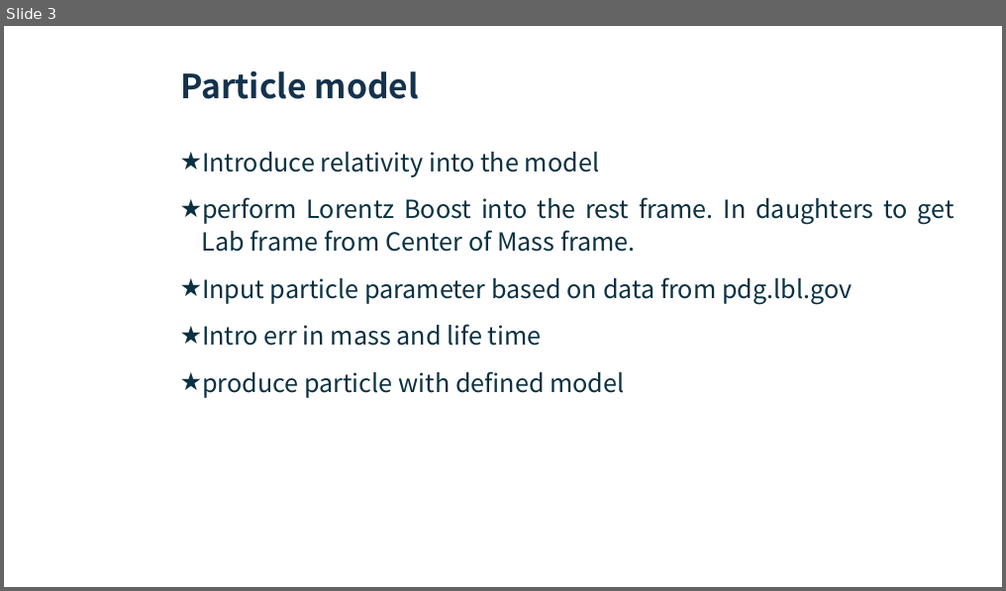
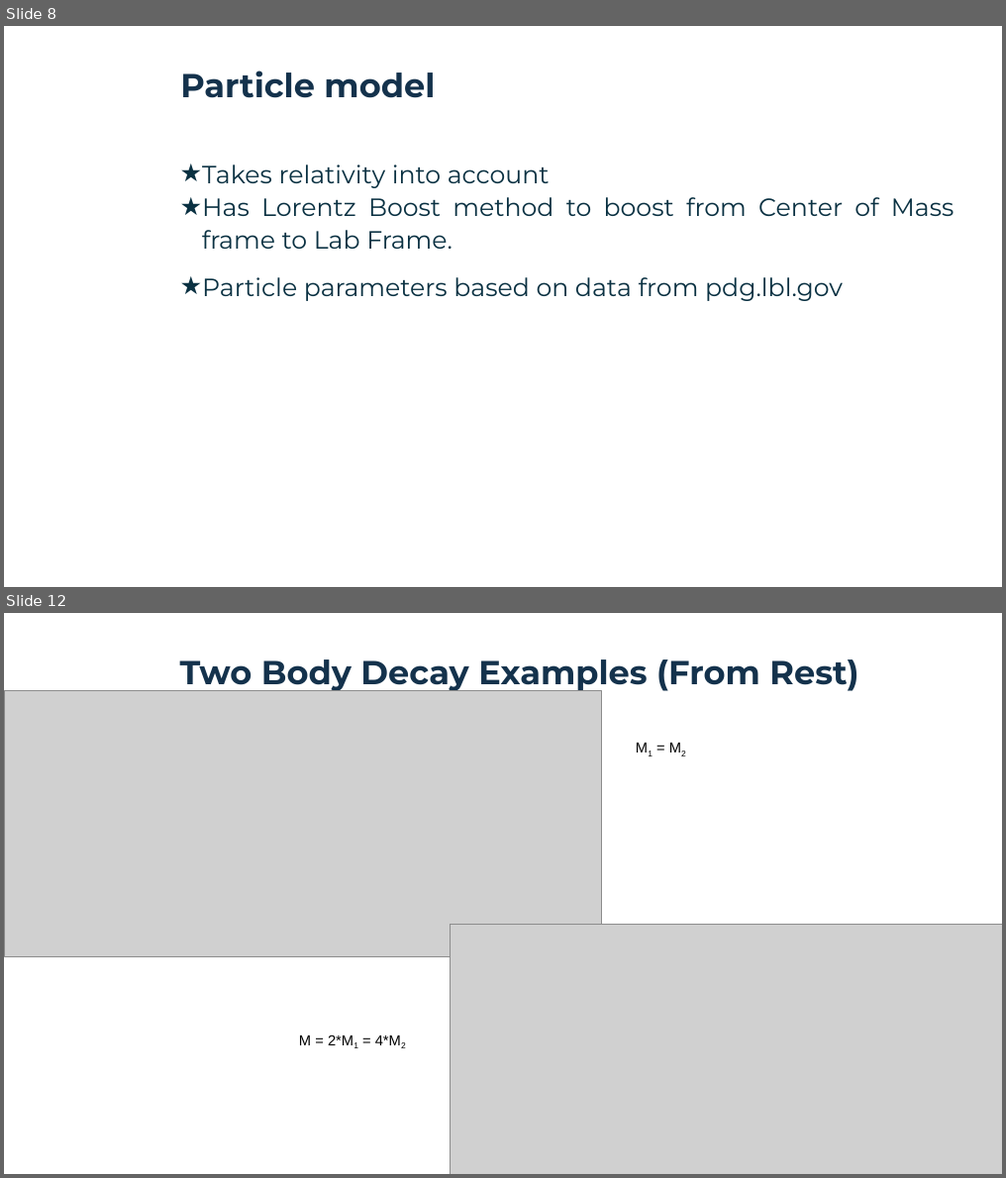
Before and after one commit to pitt1321-2161/Particle_Accelerator_Simulation, a slide deck: Particle Accelerator Simulation.pptx. Shown one above the other, each under a label of ours: slide 3 before the commit, slides 8 and 12 after it; the slides between them are not shown. The pictures are 1006x591 and 1006x1178 pixels, drawn with LibreOffice and Linux fonts; fonts in the diff are those of the drawing; grey boxes stand for pictures; background and template pictures are left out. Boxes give left, top, right and bottom in pixels: in the first picture for what was removed or moved away, otherwise in the second. Text is boxed around its words. In the diff, an @@ line names an element or a change of style, - is before the commit and + after.

```diff
--- a/Particle Accelerator Simulation.pptx
+++ b/Particle Accelerator Simulation.pptx
@@ slide 12 added at bbox=[4, 613, 1002, 1174], background picture (left out); not listed: 2 template elements that a slide beside it also shows @@
@@ title added at bbox=[180, 660, 858, 693], 32 pt, text #14324C, bold @@
+Two Body Decay Examples (From Rest)
@@ picture added at bbox=[4, 691, 602, 957] @@
@@ text added at bbox=[629, 731, 886, 800], 14 pt, text #000000 @@
+M1 = M2
@@ picture added at bbox=[450, 925, 1002, 1174] @@
@@ text added at bbox=[299, 1035, 401, 1046], 14 pt, text #000000 @@
+M = 2*M1 = 4*M2
@@ what was slide 3 is now slide 8 @@
@@ slide 8 changed as well @@
@@ title "Particle model" at bbox=[180, 71, 435, 98]: font Noto Sans CJK SC to Montserrat @@
@@ text at bbox=[202, 165, 954, 301]: text changed; font Noto Sans CJK SC to Montserrat @@
-★ Introduce relativity into the model
-★ perform Lorentz Boost into the rest frame. In daughters to get Lab frame from Center of Mass frame.
-★ Input particle parameter based on data from pdg.lbl.gov
-★ Intro err in mass and life time
-★ produce particle with defined model
+★ Takes relativity into account
+★ Has Lorentz Boost method to boost from Center of Mass frame to Lab Frame.
+★ Particle parameters based on data from pdg.lbl.gov
```
Also in this commit, not shown: 9 other slides changed, 16 other slides added, 7 other files.
